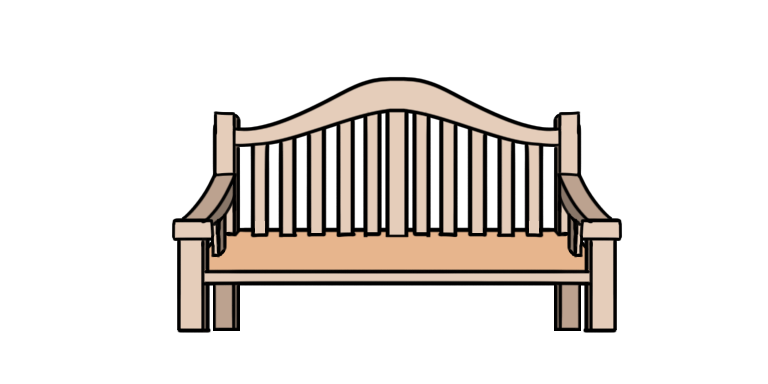
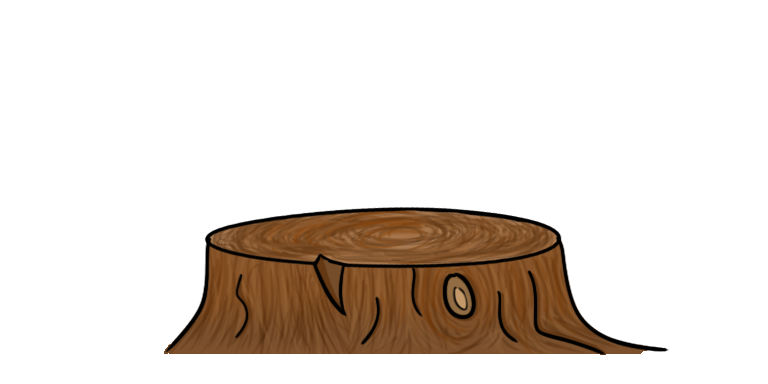
Two versions of the same layered image (768 × 384). Layer-by-layer changes:
added layer "Layer 10" above "Layer 13" over [164, 206, 669, 355]
added layer "Layer 13" (30%) above "Layer 12" over [164, 242, 648, 355]
added layer "Layer 12" above "Layer 10 copy" over [168, 242, 619, 354]
added layer "Layer 10 copy" above "Layer 9" over [164, 206, 669, 355]
moved "Layer 3" into group "Group 1" over [171, 76, 623, 333]
moved "Layer 3 copy" into group "Group 1" over [171, 76, 623, 333]
